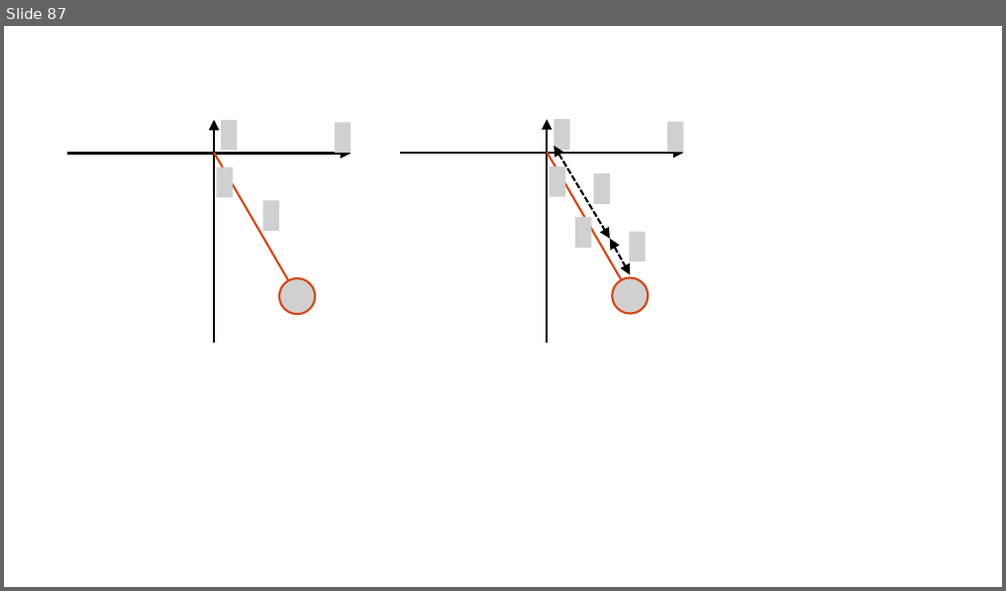
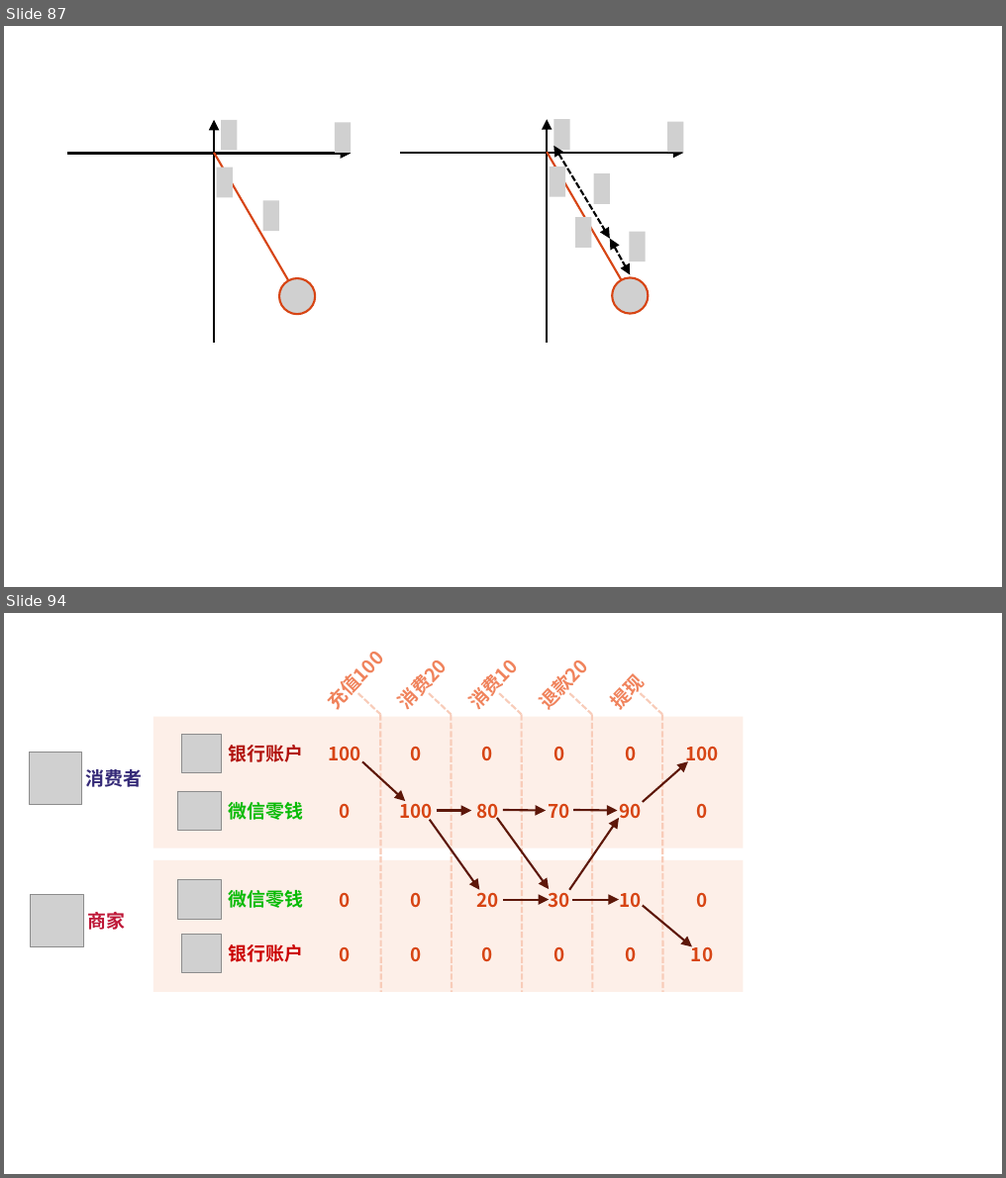
Before and after one commit to WCY-dt/blog, a slide deck: dev/博客.pptx. Shown one above the other, each under a label of ours: slide 87 before the commit, slides 87 and 94 after it; the slides between them are not shown. The pictures are 1006x591 and 1006x1178 pixels, drawn with LibreOffice and Linux fonts; fonts in the diff are those of the drawing; grey boxes stand for pictures. Boxes give left, top, right and bottom in pixels: in the first picture for what was removed or moved away, otherwise in the second. Text is boxed around its words. In the diff, an @@ line names an element or a change of style, - is before the commit and + after.

```diff
--- a/dev/博客.pptx
+++ b/dev/博客.pptx
@@ slide 94 added at (x1=4, y1=613, x2=1002, y2=1174), background #FFFFFF @@
@@ group added at (x1=29, y1=668, x2=744, y2=992): 35 texts, 11 arrows, 10 lines, 6 pictures, 2 rectangles @@
+微信零钱
+银行账户
+微信零钱
+银行账户
+消费者
+商家
+100
+0
+0
+0
+100
+0
+80
+20
+70
+30
+90
+10
+0
+100
+10
+0
+0
+0
+0
+0
+0
+0
+0
+0
+充值100
+消费20
+消费10
+退款20
+提现
```
Also in this commit, not shown: 6 other slides added, 25 other files.
